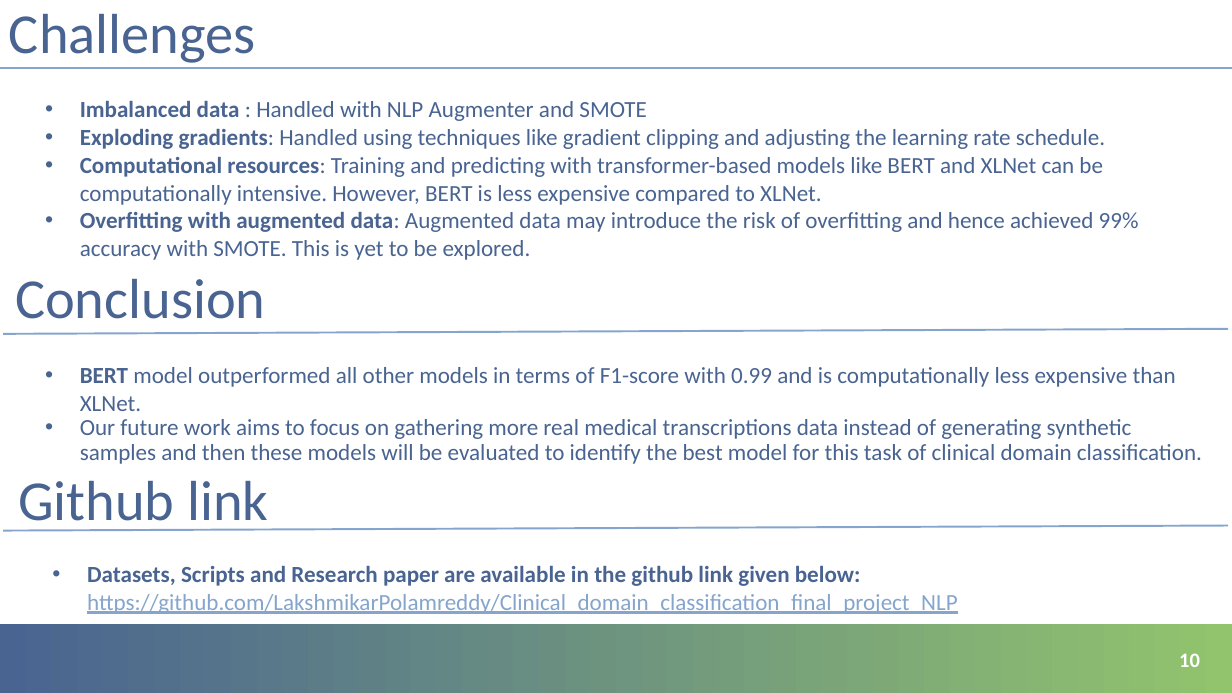
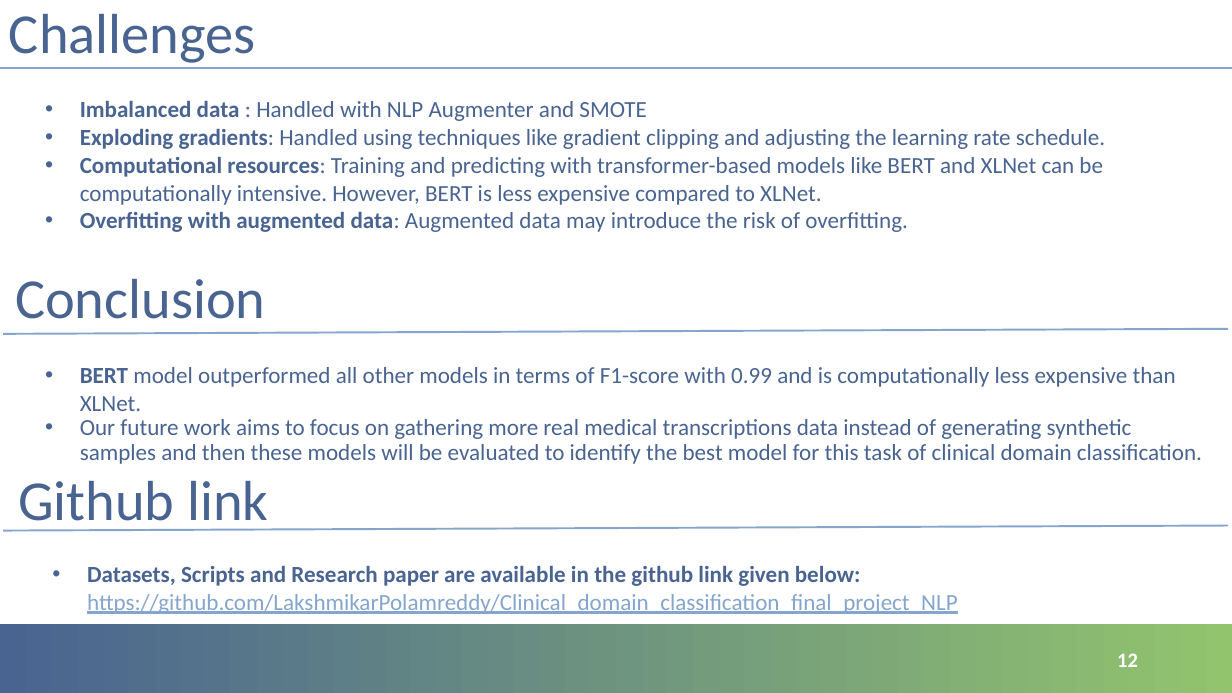
Before and after one commit to LakshmikarPolamreddy/Clinical_domain_classification_final_project_NLP, a slide deck: slide 12 of Leveraging NLP techniques in healthcare domain for clinical domain classification.pptx (slide 10 before the commit). Drawn at 1232x693 pixels with LibreOffice and Linux fonts; fonts in the diff are those of the drawing; background and template pictures are left out. Boxes give left, top, right and bottom in pixels: in the first picture for what was removed or moved away, otherwise in the second. Text is boxed around its words. In the diff, an @@ line names an element or a change of style, - is before the commit and + after.

```diff
--- a/Leveraging NLP techniques in healthcare domain for clinical domain classification.pptx
+++ b/Leveraging NLP techniques in healthcare domain for clinical domain classification.pptx
@@ text at box(80, 212, 908, 232): text changed @@
-• Overfitting with augmented data: Augmented data may introduce the risk of overfitting and hence achieved 99% accuracy with SMOTE. This is yet to be explored.
+• Overfitting with augmented data: Augmented data may introduce the risk of overfitting.
@@ page number added at box(1117, 653, 1138, 667), 16 pt, text #FFFFFF, bold @@
+12
@@ page number removed at box(1179, 653, 1200, 667) @@
-10
```
Also in this commit, not shown: 8 other slides changed, 2 slides added.
